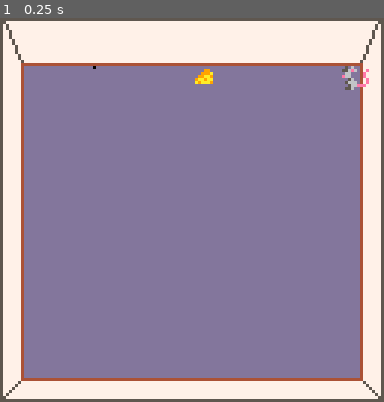
Above: before the commit, frame 1.
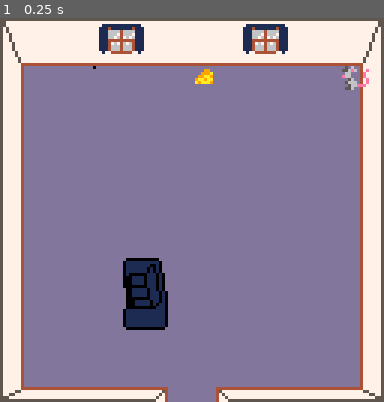
Above: after the commit, the same moment.

Repository: colececil/ant-n-mouse-house
Game: PICO-8 cartridge ant_simulator_2026.p8
Same seed, same stepped clock (60 frames per second), same inputs: the game is played once before the commit and once after it.
Inputs:
- Up to frame 1 (0.25 s): no input

The runs differ from the first frame. In frame 1, 7.2% of the frame differs, in the area x 0-100%, y 1-100%.

Commit message:
Work on pixel art

Diff:
--- a/ant_simulator_2026.p8
+++ b/ant_simulator_2026.p8
@@ -49,7 +49,7 @@
 end
 
 function _draw()
-	cls(4)
+	cls()
 
 	map(0, 0, 0, 0, 16, 16)
 
@@ -810,22 +810,22 @@
 
 
 __gff__
-0001010101010101000001010100000000000000000000000000010101000000000000000000000000000001010000000000000000000000000001010100000000000000000000000000000000000000000000000000000000000000000000000000000000000000000000000000000000000000000000000000000000000000
+0000000000000000000001010101010000000000000000000000010101010100000000000000000000000001010000000000000000000000000002010102020000000000000000000000000000000000000000000000000000000000000000000000000000000000000000000000000000000000000000000000000000000000
 0000000000000000000000000000000000000000000000000000000000000000000000000000000000000000000000000000000000000000000000000000000000000000000000000000000000000000000000000000000000000000000000000000000000000000000000000000000000000000000000000000000000000000
 __map__
-0b0a0a0a0a0a0a0a0a0a0a0a0a0a0a0c00000000000000000000000000000000000000000000000000000000000000000000000000000000000000000000000000000000000000000000000000000000000000000000000000000000000000000000000000000000000000000000000000000000000000000000000000000000
-1b1a1a1a1a1a1a1a1a1a1a1a1a1a1a1c00000000000000000000000000000000000000000000000000000000000000000000000000000000000000000000000000000000000000000000000000000000000000000000000000000000000000000000000000000000000000000000000000000000000000000000000000000000
-2b08090809080908090809080908092c00000000000000000000000000000000000000000000000000000000000000000000000000000000000000000000000000000000000000000000000000000000000000000000000000000000000000000000000000000000000000000000000000000000000000000000000000000000
-2b18191819181918191819181918192c00000000000000000000000000000000000000000000000000000000000000000000000000000000000000000000000000000000000000000000000000000000000000000000000000000000000000000000000000000000000000000000000000000000000000000000000000000000
-2b08090809080908090809080908092c00000000000000000000000000000000000000000000000000000000000000000000000000000000000000000000000000000000000000000000000000000000000000000000000000000000000000000000000000000000000000000000000000000000000000000000000000000000
-2b18191819181918191819181918192c00000000000000000000000000000000000000000000000000000000000000000000000000000000000000000000000000000000000000000000000000000000000000000000000000000000000000000000000000000000000000000000000000000000000000000000000000000000
-2b08090809080908090809080908092c00000000000000000000000000000000000000000000000000000000000000000000000000000000000000000000000000000000000000000000000000000000000000000000000000000000000000000000000000000000000000000000000000000000000000000000000000000000
-2b18191819181918191819181918192c00000000000000000000000000000000000000000000000000000000000000000000000000000000000000000000000000000000000000000000000000000000000000000000000000000000000000000000000000000000000000000000000000000000000000000000000000000000
-2b08090809080908090809080908092c00000000000000000000000000000000000000000000000000000000000000000000000000000000000000000000000000000000000000000000000000000000000000000000000000000000000000000000000000000000000000000000000000000000000000000000000000000000
-2b18191819181918191819181918192c00000000000000000000000000000000000000000000000000000000000000000000000000000000000000000000000000000000000000000000000000000000000000000000000000000000000000000000000000000000000000000000000000000000000000000000000000000000
-2b08090809080908090809080908092c00000000000000000000000000000000000000000000000000000000000000000000000000000000000000000000000000000000000000000000000000000000000000000000000000000000000000000000000000000000000000000000000000000000000000000000000000000000
-2b18191819181918191819181918192c00000000000000000000000000000000000000000000000000000000000000000000000000000000000000000000000000000000000000000000000000000000000000000000000000000000000000000000000000000000000000000000000000000000000000000000000000000000
-2b08090809080908090809080908092c00000000000000000000000000000000000000000000000000000000000000000000000000000000000000000000000000000000000000000000000000000000000000000000000000000000000000000000000000000000000000000000000000000000000000000000000000000000
-2b18191819181918191819181918192c00000000000000000000000000000000000000000000000000000000000000000000000000000000000000000000000000000000000000000000000000000000000000000000000000000000000000000000000000000000000000000000000000000000000000000000000000000000
-2b08090809080908090809080908092c00000000000000000000000000000000000000000000000000000000000000000000000000000000000000000000000000000000000000000000000000000000000000000000000000000000000000000000000000000000000000000000000000000000000000000000000000000000
-3b3a3a3a3a3a3a3a3a3a3a3a3a3a3a3c00000000000000000000000000000000000000000000000000000000000000000000000000000000000000000000000000000000000000000000000000000000000000000000000000000000000000000000000000000000000000000000000000000000000000000000000000000000
+0b0a0a0a0d0e0a0a0a0a0d0e0a0a0a0c00000000000000000000000000000000000000000000000000000000000000000000000000000000000000000000000000000000000000000000000000000000000000000000000000000000000000000000000000000000000000000000000000000000000000000000000000000000
+1b1a1a1a1d1e1a1a1a1a1d1e1a1a1a1c00000000000000000000000000000000000000000000000000000000000000000000000000000000000000000000000000000000000000000000000000000000000000000000000000000000000000000000000000000000000000000000000000000000000000000000000000000000
+2b09090909090909090909090909092c00000000000000000000000000000000000000000000000000000000000000000000000000000000000000000000000000000000000000000000000000000000000000000000000000000000000000000000000000000000000000000000000000000000000000000000000000000000
+2b09090909090909090909090909092c00000000000000000000000000000000000000000000000000000000000000000000000000000000000000000000000000000000000000000000000000000000000000000000000000000000000000000000000000000000000000000000000000000000000000000000000000000000
+2b09090909090909090909090909092c00000000000000000000000000000000000000000000000000000000000000000000000000000000000000000000000000000000000000000000000000000000000000000000000000000000000000000000000000000000000000000000000000000000000000000000000000000000
+2b09090909090909090909090909092c00000000000000000000000000000000000000000000000000000000000000000000000000000000000000000000000000000000000000000000000000000000000000000000000000000000000000000000000000000000000000000000000000000000000000000000000000000000
+2b09090909090909090909090909092c00000000000000000000000000000000000000000000000000000000000000000000000000000000000000000000000000000000000000000000000000000000000000000000000000000000000000000000000000000000000000000000000000000000000000000000000000000000
+2b09090909090909090909090909092c00000000000000000000000000000000000000000000000000000000000000000000000000000000000000000000000000000000000000000000000000000000000000000000000000000000000000000000000000000000000000000000000000000000000000000000000000000000
+2b09090909090909090909090909092c00000000000000000000000000000000000000000000000000000000000000000000000000000000000000000000000000000000000000000000000000000000000000000000000000000000000000000000000000000000000000000000000000000000000000000000000000000000
+2b09090909090909090909090909092c00000000000000000000000000000000000000000000000000000000000000000000000000000000000000000000000000000000000000000000000000000000000000000000000000000000000000000000000000000000000000000000000000000000000000000000000000000000
+2b09090909070809090909090909092c00000000000000000000000000000000000000000000000000000000000000000000000000000000000000000000000000000000000000000000000000000000000000000000000000000000000000000000000000000000000000000000000000000000000000000000000000000000
+2b09090909171809090909090909092c00000000000000000000000000000000000000000000000000000000000000000000000000000000000000000000000000000000000000000000000000000000000000000000000000000000000000000000000000000000000000000000000000000000000000000000000000000000
+2b09090909272809090909090909092c00000000000000000000000000000000000000000000000000000000000000000000000000000000000000000000000000000000000000000000000000000000000000000000000000000000000000000000000000000000000000000000000000000000000000000000000000000000
+2b09090909090909090909090909092c00000000000000000000000000000000000000000000000000000000000000000000000000000000000000000000000000000000000000000000000000000000000000000000000000000000000000000000000000000000000000000000000000000000000000000000000000000000
+2b09090909090909090909090909092c00000000000000000000000000000000000000000000000000000000000000000000000000000000000000000000000000000000000000000000000000000000000000000000000000000000000000000000000000000000000000000000000000000000000000000000000000000000
+3b3a3a3a3a3a3d09093e3a3a3a3a3a3c00000000000000000000000000000000000000000000000000000000000000000000000000000000000000000000000000000000000000000000000000000000000000000000000000000000000000000000000000000000000000000000000000000000000000000000000000000000
Not shown, changed: 32 lines of the sprite sheet (__gfx__) section of ant_simulator_2026.p8
